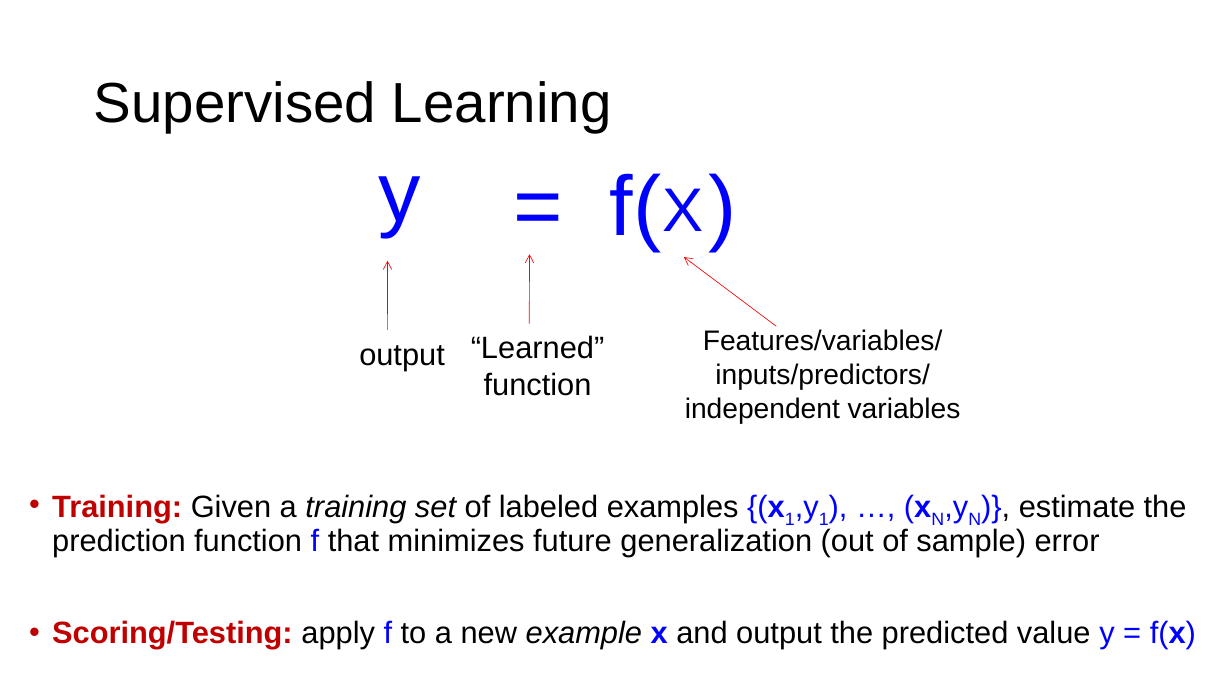
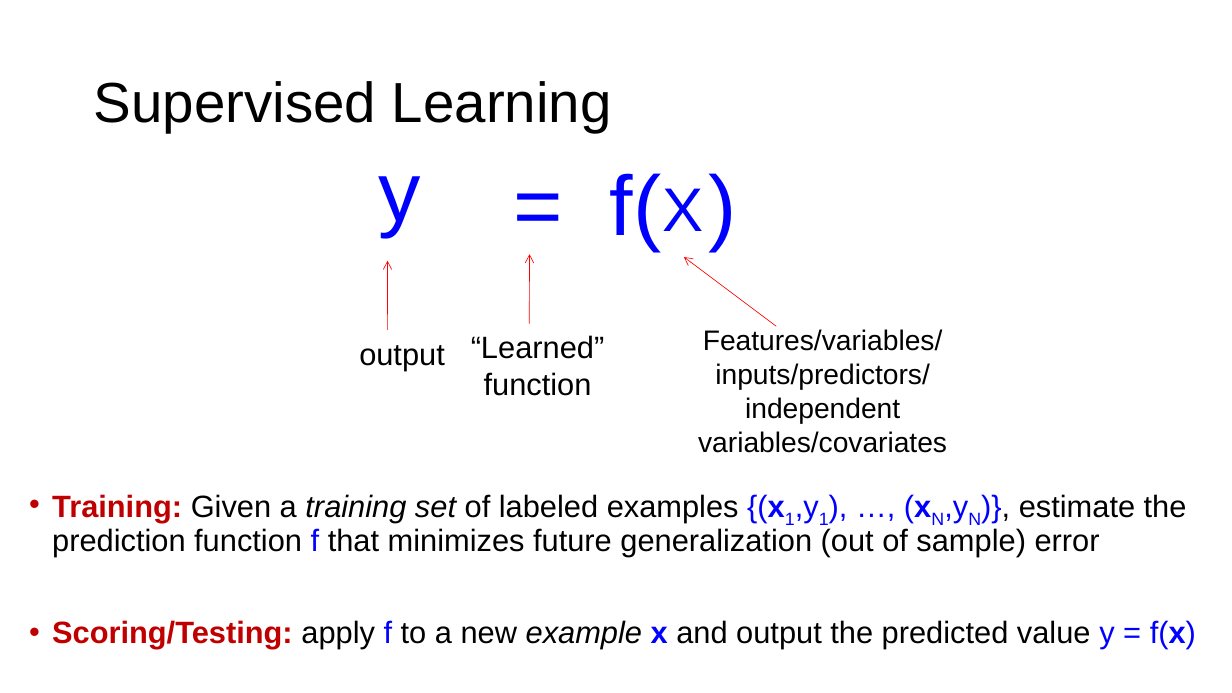
Before and after one commit to noise-lab/ml-networking, a slide deck: slide 5 of lectures/2-ML-Overview.pptx. Drawn at 1232x693 pixels with LibreOffice and Linux fonts; fonts in the diff are those of the drawing. Boxes give left, top, right and bottom in pixels: in the first picture for what was removed or moved away, otherwise in the second. Text is boxed around its words. In the diff, an @@ line names an element or a change of style, - is before the commit and + after.

```diff
--- a/lectures/2-ML-Overview.pptx
+++ b/lectures/2-ML-Overview.pptx
@@ text at [698,329,947,453]: text changed @@
-Features/variables/
-inputs/predictors/
-independent variables
+Features/variables/
+inputs/predictors/
+independent variables/covariates
```
Also in this commit, not shown: 1 other slide changed, 1 other file.
